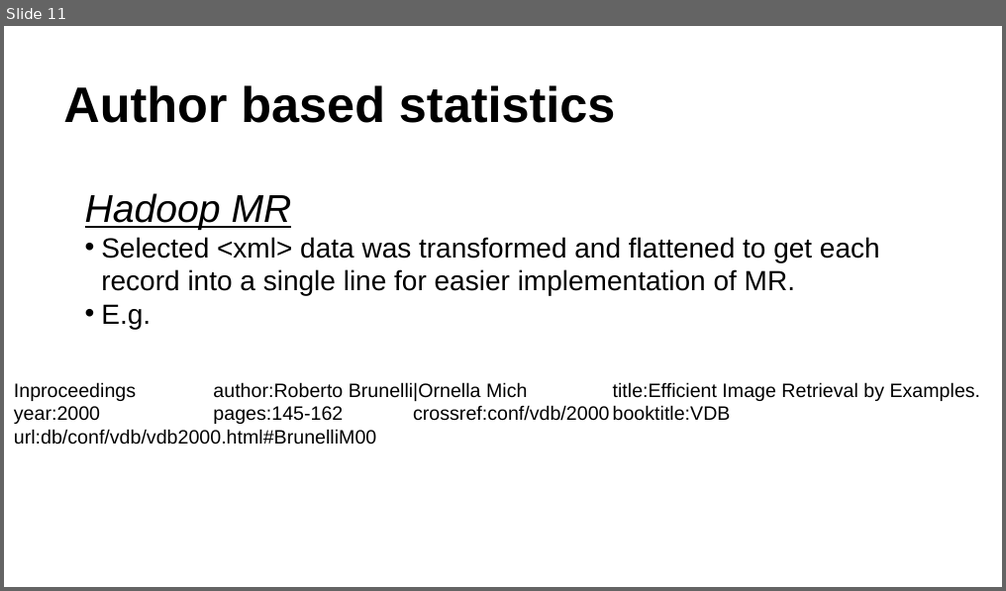
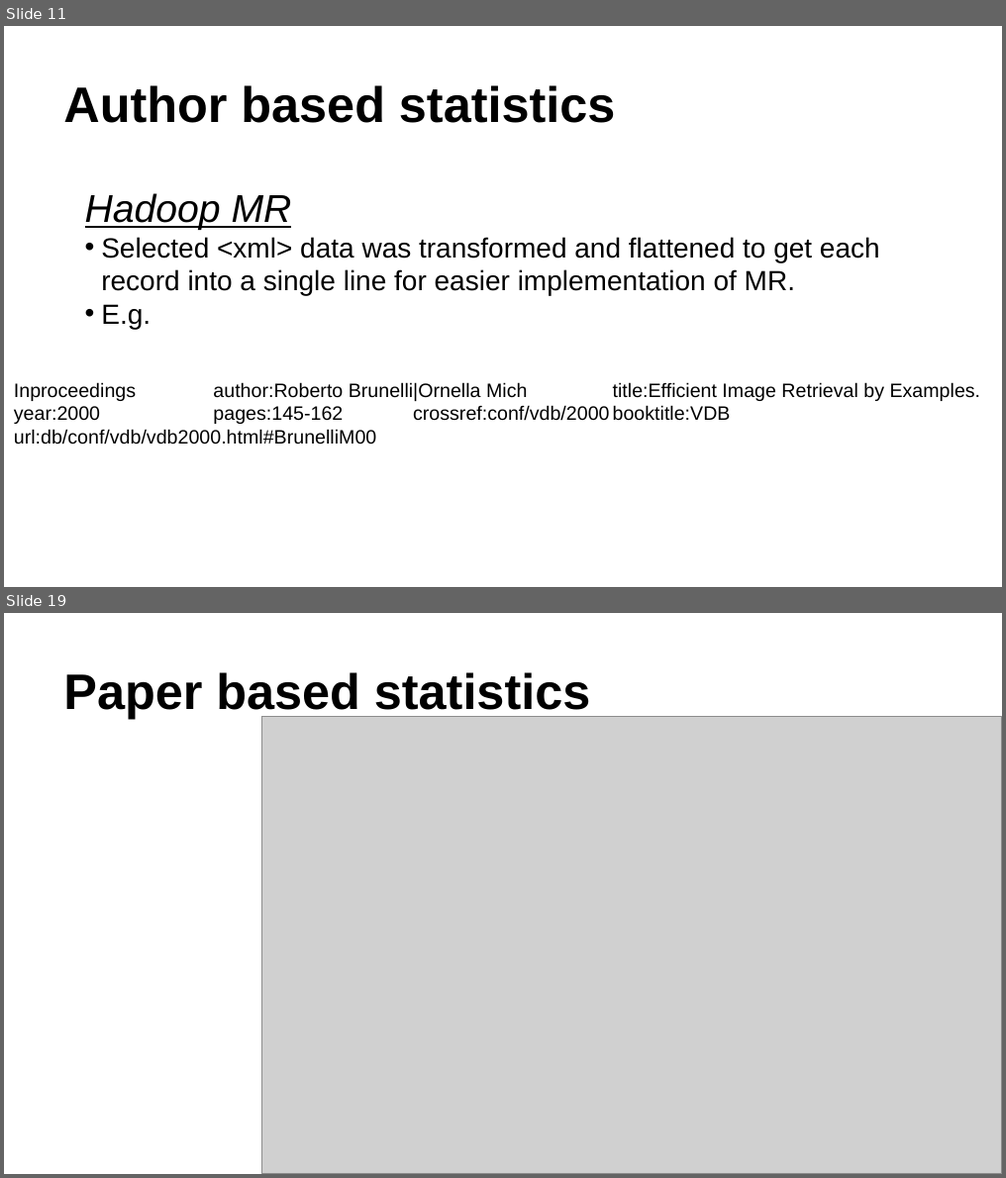
Before and after one commit to ag3859/RTBDProject, a slide deck: RTBD.pptx. Shown one above the other, each under a label of ours: slide 11 before the commit, slides 11 and 19 after it; the slides between them are not shown. The pictures are 1006x591 and 1006x1178 pixels, drawn with LibreOffice and Linux fonts; fonts in the diff are those of the drawing; grey boxes stand for pictures. Boxes give left, top, right and bottom in pixels: in the first picture for what was removed or moved away, otherwise in the second. Text is boxed around its words. In the diff, an @@ line names an element or a change of style, - is before the commit and + after.

```diff
--- a/RTBD.pptx
+++ b/RTBD.pptx
@@ slide 19 added at [4, 613, 1002, 1174], background #FFFFFF @@
@@ title added at [63, 672, 590, 718], 36 pt, text #000000, bold @@
+Paper based statistics
@@ picture added at [261, 717, 1002, 1174] @@
```
Also in this commit, not shown: 7 slides changed, 21 other files.
